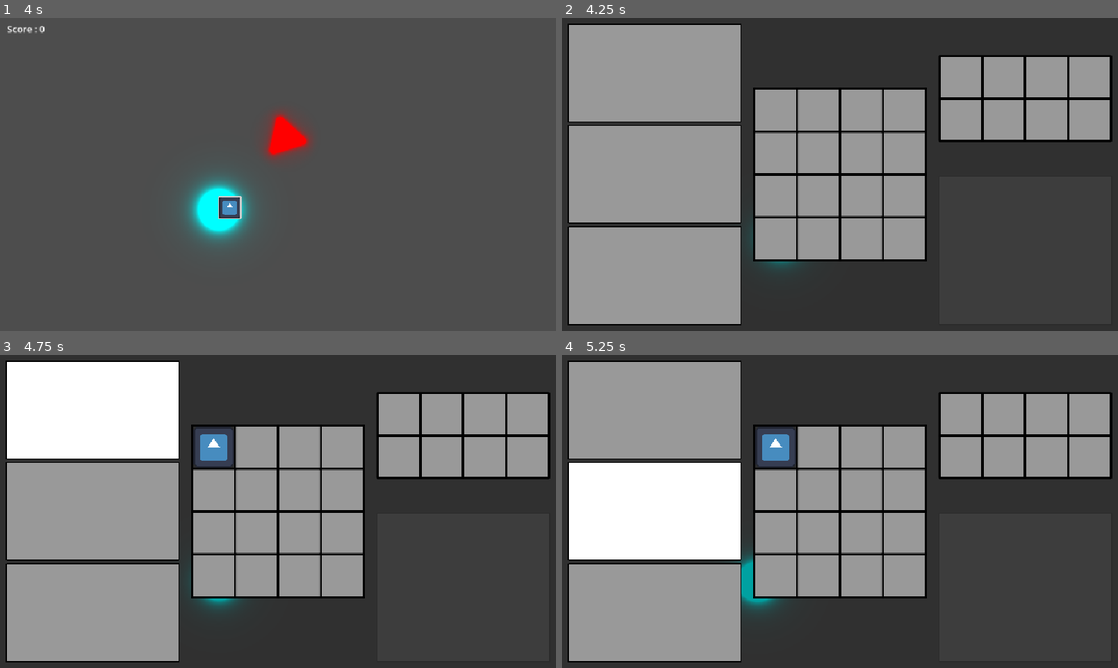
Above: before the commit, frames 1-4 (two rows, left to right).
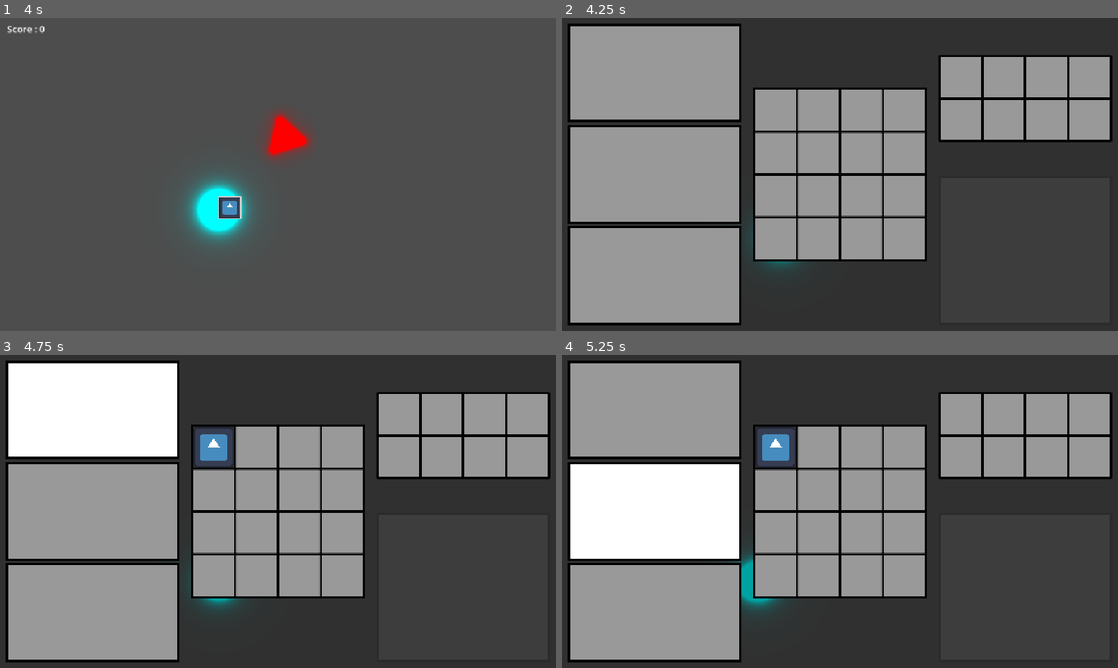
Above: after the commit, the same moments.

Repository: loco-choco/quantux-ui-experiment
Game: Godot game, scene res://main.tscn
Two runs of this game, one before a commit and one after it. Both use one fixed random seed, a clock stepped at 60 frames per second and the inputs below. The engine's default icon, where the game draws it, is replaced by a stand-in: a white triangle on a blue panel in a dark square.
Inputs (mouse positions are in pixels of both pictures, inside the frame that each line leads up to):
- Up to frame 1 (4 s): move the mouse to (250, 237) at 0.52 s; tap E (pickup_item) at 0.6 s; click (250, 237) at 0.67 s; move the mouse to (444, 221) at 1.27 s; tap Left (player_move_x_neg) at 1.35 s; click (444, 221) at 1.42 s; move the mouse to (111, 127) at 2.02 s; hold Right (player_move_x_pos) 2.03-2.78 s; click (111, 127) at 2.17 s; move the mouse to (305, 174) at 2.77 s; tap Up (player_move_y_neg) at 2.85 s; click (305, 174) at 2.92 s; move the mouse to (194, 96) at 3.52 s; hold Down (player_move_y_pos) from 3.53 s (still down); click (194, 96) at 3.67 s
- Up to frame 2 (4.25 s): keep holding Down (player_move_y_pos); tap Space (hud_toggle_inventory) at 4.15 s
- Up to frame 3 (4.75 s): move the mouse to (94, 411) at 4.27 s; release Down (player_move_y_pos) at 4.28 s; tap E (pickup_item) at 4.35 s; click (94, 411) at 4.42 s
- Up to frame 4 (5.25 s): click (656, 411) at 4.9 s; tap Enter at 5 s; move the mouse to (656, 511) at 5.02 s; hold Left (player_move_x_neg) from 5.03 s (still down); click (656, 511) at 5.17 s

Frame 1 is identical in both runs. In frame 2, 1.2% of the frame differs, in the area x 1-33%, y 2-98%; in frame 3, 1.2%; in frame 4, 1.2%.

Commit message:
making items in inventory scale correctly when hovering

Diff:
--- a/inventories/grid/inventory.gd
+++ b/inventories/grid/inventory.gd
@@ -16,7 +16,10 @@
 	drop_item_slot.item_slot_update.connect(_drop_item_slot_update)
 
 func _weapon_slot_update(item: InventoryItem) -> void:
-	weapon_slot_update.emit(item.data)
+	if item:
+		weapon_slot_update.emit(item.data)
+	else:
+		weapon_slot_update.emit(null)
 
 func _drop_item_slot_update(inv_item: InventoryItem) -> void:
 	if inv_item == null:
--- a/inventories/grid/inventory.tscn
+++ b/inventories/grid/inventory.tscn
@@ -9,6 +9,14 @@
 
 [sub_resource type="StyleBoxFlat" id="StyleBoxFlat_xsu7x"]
 bg_color = Color(0, 0, 0, 0.36862746)
+
+[sub_resource type="StyleBoxFlat" id="StyleBoxFlat_yt8kk"]
+bg_color = Color(0, 0, 0, 1)
+border_width_left = 2
+border_width_top = 2
+border_width_right = 2
+border_width_bottom = 2
+border_color = Color(0, 0, 0, 1)
 
 [sub_resource type="StyleBoxEmpty" id="StyleBoxEmpty_07exs"]
 
@@ -36,15 +44,11 @@
 
 [sub_resource type="StyleBoxFlat" id="StyleBoxFlat_2obg0"]
 bg_color = Color(0.6, 0.6, 0.6, 0.11764706)
-border_width_left = 2
-border_width_top = 2
-border_width_right = 2
-border_width_bottom = 2
+border_width_left = 4
+border_width_top = 4
+border_width_right = 4
+border_width_bottom = 4
 border_color = Color(0, 0, 0, 0.11764706)
-corner_radius_top_left = 2
-corner_radius_top_right = 2
-corner_radius_bottom_right = 2
-corner_radius_bottom_left = 2
 anti_aliasing_size = 0.1
 
 [node name="Inventory" type="PanelContainer"]
@@ -78,16 +82,31 @@
 size_flags_horizontal = 3
 alignment = 2
 
-[node name="WeaponSlot" parent="PanelContainer/MarginContainer/HBoxContainer/Equipment2" instance=ExtResource("3_imxn7")]
+[node name="PanelContainer" type="PanelContainer" parent="PanelContainer/MarginContainer/HBoxContainer/Equipment2"]
+layout_mode = 2
+size_flags_vertical = 3
+theme_override_styles/panel = SubResource("StyleBoxFlat_yt8kk")
+
+[node name="WeaponSlot" parent="PanelContainer/MarginContainer/HBoxContainer/Equipment2/PanelContainer" instance=ExtResource("3_imxn7")]
 unique_name_in_owner = true
 layout_mode = 2
 infinity_size = true
 
-[node name="InventorySlot3" parent="PanelContainer/MarginContainer/HBoxContainer/Equipment2" instance=ExtResource("3_imxn7")]
+[node name="PanelContainer2" type="PanelContainer" parent="PanelContainer/MarginContainer/HBoxContainer/Equipment2"]
+layout_mode = 2
+size_flags_vertical = 3
+theme_override_styles/panel = SubResource("StyleBoxFlat_yt8kk")
+
+[node name="InventorySlot3" parent="PanelContainer/MarginContainer/HBoxContainer/Equipment2/PanelContainer2" instance=ExtResource("3_imxn7")]
 layout_mode = 2
 infinity_size = true
 
-[node name="InventorySlot" parent="PanelContainer/MarginContainer/HBoxContainer/Equipment2" instance=ExtResource("3_imxn7")]
+[node name="PanelContainer3" type="PanelContainer" parent="PanelContainer/MarginContainer/HBoxContainer/Equipment2"]
+layout_mode = 2
+size_flags_vertical = 3
+theme_override_styles/panel = SubResource("StyleBoxFlat_yt8kk")
+
+[node name="InventorySlot" parent="PanelContainer/MarginContainer/HBoxContainer/Equipment2/PanelContainer3" instance=ExtResource("3_imxn7")]
 layout_mode = 2
 infinity_size = true
 
--- a/inventories/grid/inventory_slot.gd
+++ b/inventories/grid/inventory_slot.gd
@@ -22,7 +22,7 @@
 			item_in_slot.show_focus()
 		var held_item : InventoryItem = get_tree().get_first_node_in_group("held_item")
 		if held_item != null:
-			held_item.global_position = global_position
+			held_item.update_size(get_global_rect())
 	elif what == NOTIFICATION_FOCUS_EXIT:
 		focus_sqr.hide()
 		if item_in_slot:
Not shown: 1 places in inventories/grid/inventory.tscn that only renumber resources
